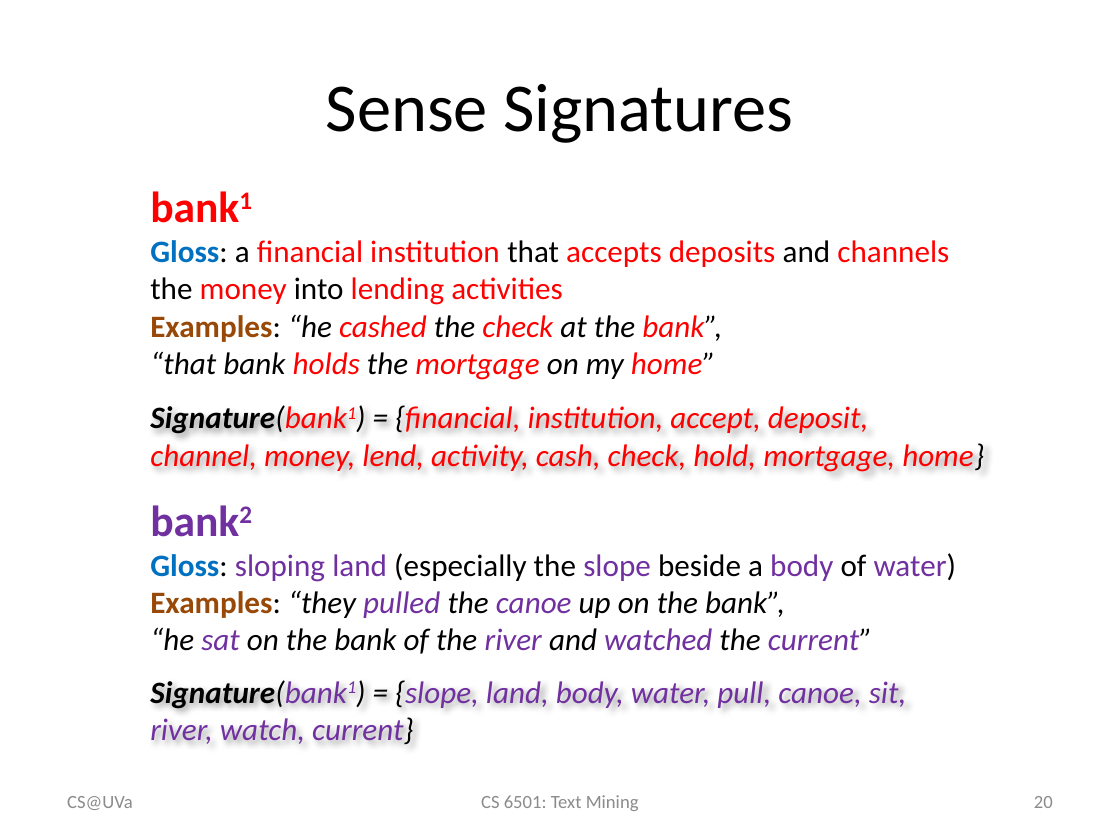
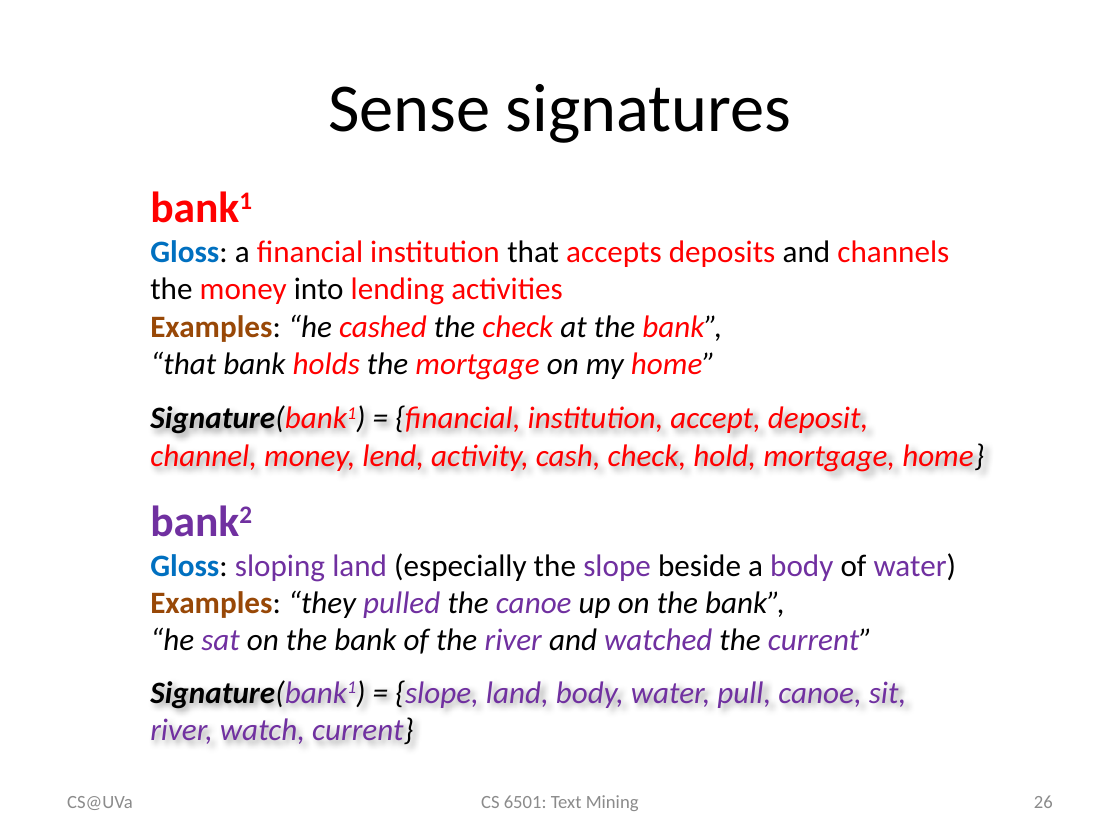
Before and after one commit to wang296/CS6501-Text-Mining, a slide deck: slide 26 of docs/LexicalSemanticsWordSenses.pptx (slide 20 before the commit). Drawn at 1120x840 pixels with LibreOffice and Linux fonts; fonts in the diff are those of the drawing. Boxes give left, top, right and bottom in pixels: in the first picture for what was removed or moved away, otherwise in the second. Text is boxed around its words. In the diff, an @@ line names an element or a change of style, - is before the commit and + after.

```diff
--- a/docs/LexicalSemanticsWordSenses.pptx
+++ b/docs/LexicalSemanticsWordSenses.pptx
@@ title at box(328, 84, 791, 143): text changed @@
-Sense Signatures
+Sense signatures
@@ page number at box(1034, 795, 1053, 808): text changed @@
-20
+26
```
Also in this commit, not shown: 12 other slides changed, 8 slides added, 5 other files.
